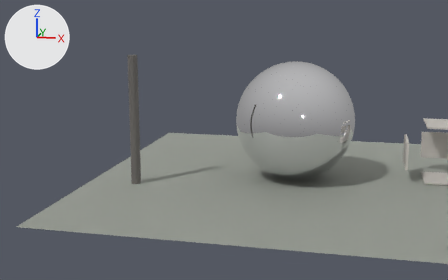
Two versions of the Blender file benchmarks/reference_corpus/scenes/world_sky_hdri.blend, one commit apart.
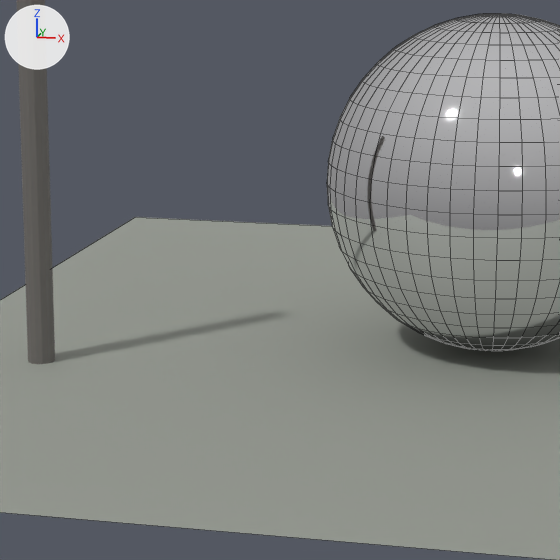
Each version appears first whole from a 50 mm camera at (0.87, -7.81, 2.14) aimed at (-0.98, 0.23, 0.41), and next in a close-up on the part from 27% to 71% of the width and 20% to 90% of the height. Every picture has the same lights, and +X, +Y and +Z are marked at upper left. The last two pictures show the newer version. The close-ups show mesh edges as thin lines.

In view in the first close-up: 'CompassPost', 'DeckGround', 'HeroSphere'.
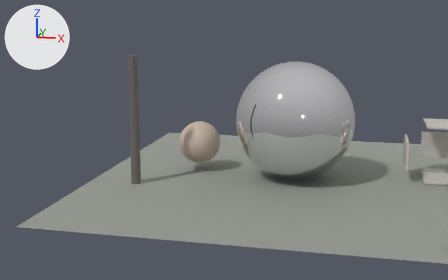
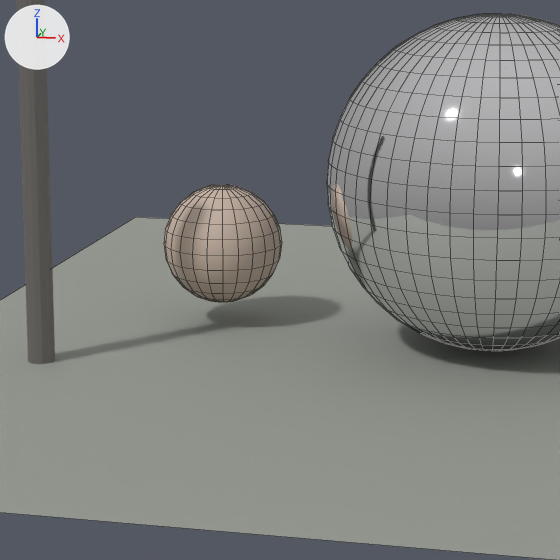
Boxes [x1, y1, x2, y2] around the edits, measured in the close-ups (560 x 560 px):
'TerraceScalp', added
    after: [164, 185, 282, 302]

Patch to the scene script:
```diff
--- a/benchmarks/reference_corpus/scenes/world_sky_hdri.blend.py
+++ b/benchmarks/reference_corpus/scenes/world_sky_hdri.blend.py
@@ mat_terracescalpmat @@
+mat_terracescalpmat = principled_material('TerraceScalpMat')
+mat_terracescalpmat.base_color = (0.58, 0.46, 0.38)  # beige #c8b5a6
+mat_terracescalpmat.roughness = 0.6
@@ me_sphere_001 @@
+me_sphere_001.from_pydata(...)  # a UV sphere (24 segments, 12 rings, poles along z) spanning x -0.28..0.28, y -0.28..0.28, z -0.28..0.28
+me_sphere_001.polygons.foreach_set('use_smooth', [True] * 288)
+me_sphere_001.materials.append(mat_terracescalpmat)  # beige #c8b5a6
@@ ob_terracescalp @@
+ob_terracescalp = bpy.data.objects.new('TerraceScalp', me_sphere_001)
+ob_terracescalp.location = (-1.3, 0.15, 0.38)
```
